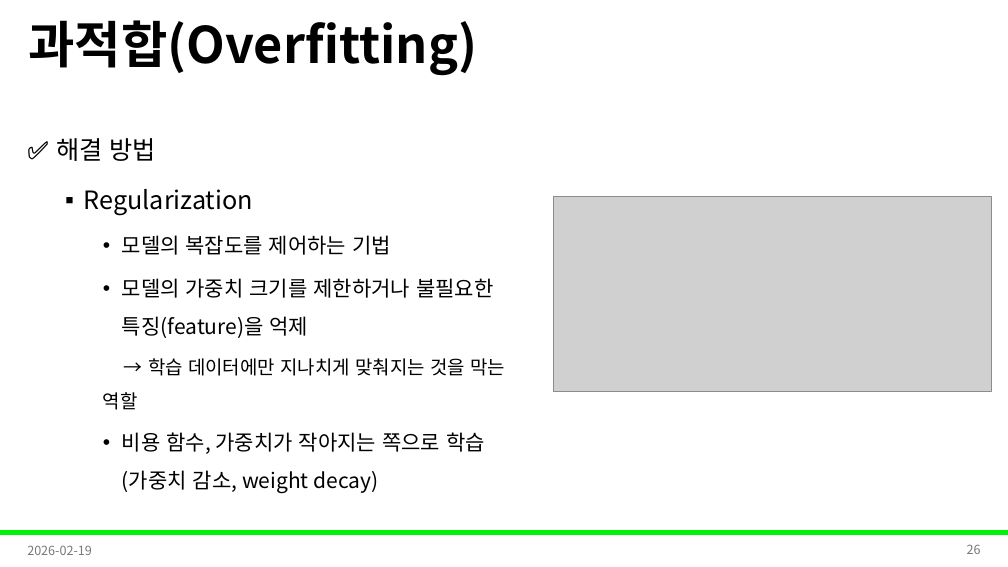
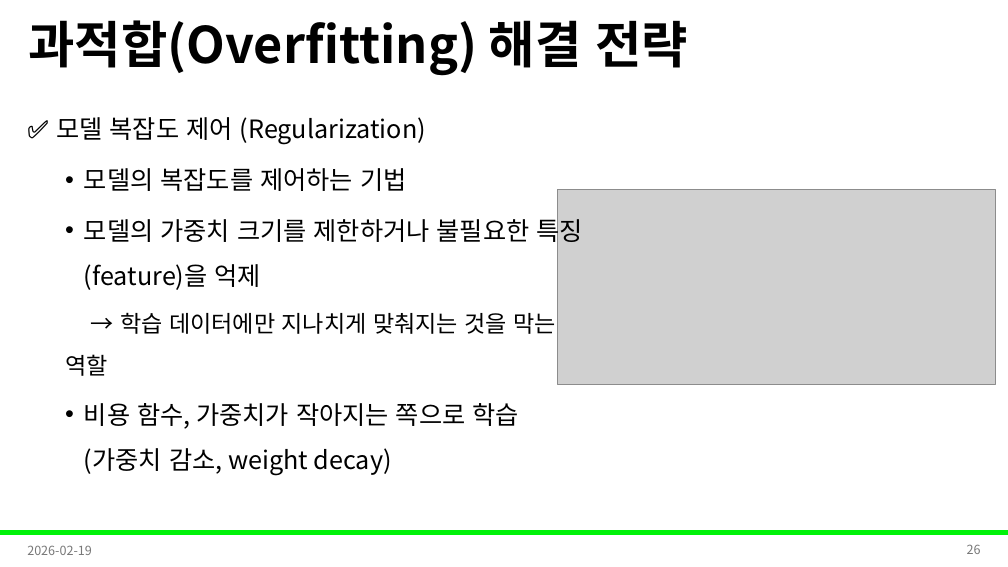
Before and after one commit to Leader-Lesson/KDT_RE_5th, a slide deck: slide 26 of material/5_AI/11_딥러닝 학습 안정화 전략.pptx. Drawn at 1008x567 pixels with LibreOffice and Linux fonts; fonts in the diff are those of the drawing; grey boxes stand for pictures; background and template pictures are left out. Boxes give left, top, right and bottom in pixels: in the first picture for what was removed or moved away, otherwise in the second. Text is boxed around its words. In the diff, an @@ line names an element or a change of style, - is before the commit and + after.

```diff
--- a/material/5_AI/11_딥러닝 학습 안정화 전략.pptx
+++ b/material/5_AI/11_딥러닝 학습 안정화 전략.pptx
@@ title at [28,20,688,76]: text changed @@
-과적합(Overfitting)
+과적합(Overfitting) 해결 전략
@@ text "✅ 모델 복잡도 제어 (Regularization)": place and size @@
-text "✅ 모델 복잡도 제어 (Regularization)" at [56,138,505,454]
+text "✅ 모델 복잡도 제어 (Regularization)" at [56,117,583,476]
@@ text at [56,117,426,145]: text changed @@
-✅ 해결 방법
-  ▪ Regularization
+✅ 모델 복잡도 제어 (Regularization)
@@ text at [65,168,583,376]: size 20 to 24 pt in "모델의 복잡도를 제어하는 기법", "모델의 가중치 크기를 제한하거나 불필요한 특징(feature)을 억제"; size 18 to 22 pt in "→ 학습 데이터에만 지나치게 맞춰지는 것을 막는 ..."; list level 3 to 2 in "모델의 복잡도를 제어하는 기법"; list level 3 to 2 in "모델의 가중치 크기를 제한하거나 불필요한 ..."; list level 3 to 2 in "→ 학습 데이터에만 지나치게 맞춰지는 ..." @@
@@ picture: place and size @@
-picture at [554,197,991,391]
+picture at [558,190,996,384]
@@ text at [84,403,519,476]: text changed; size 20 to 24 pt @@
-    • 비용 함수, 가중치가 작아지는 쪽으로 학습(가중치 감소, weight decay)
+  • 비용 함수, 가중치가 작아지는 쪽으로 학습
+    (가중치 감소, weight decay)
```
Also in this commit, not shown: 9 other slides changed, 1 slide added, 5 slides removed, 8 other files.
